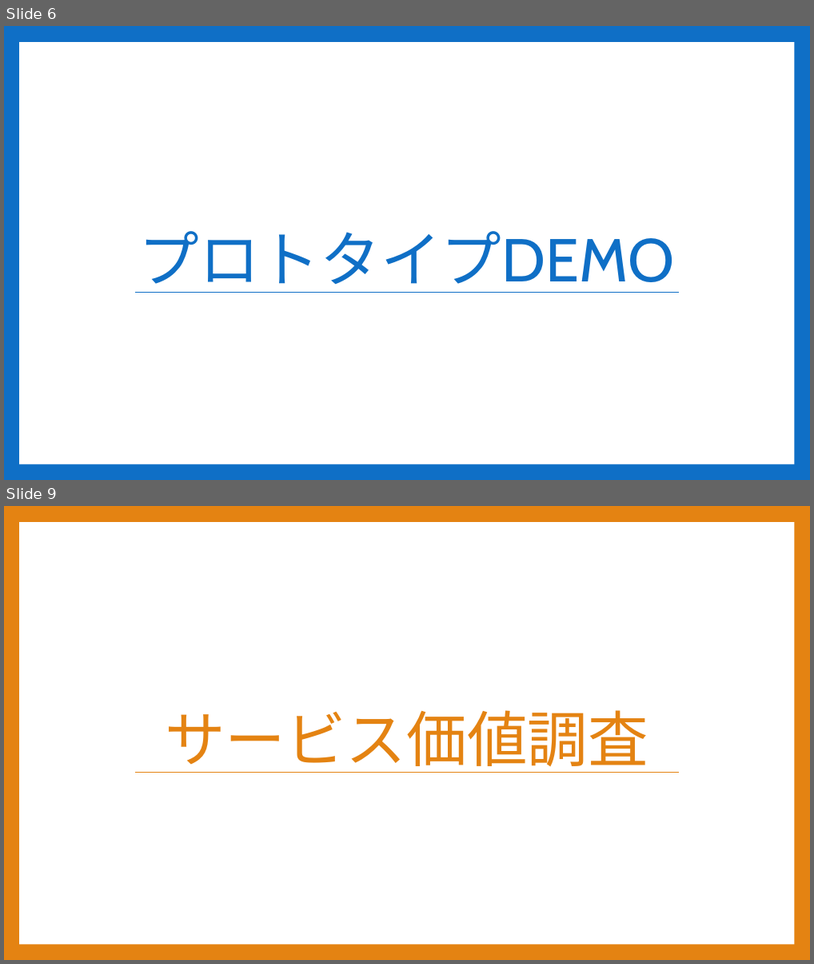
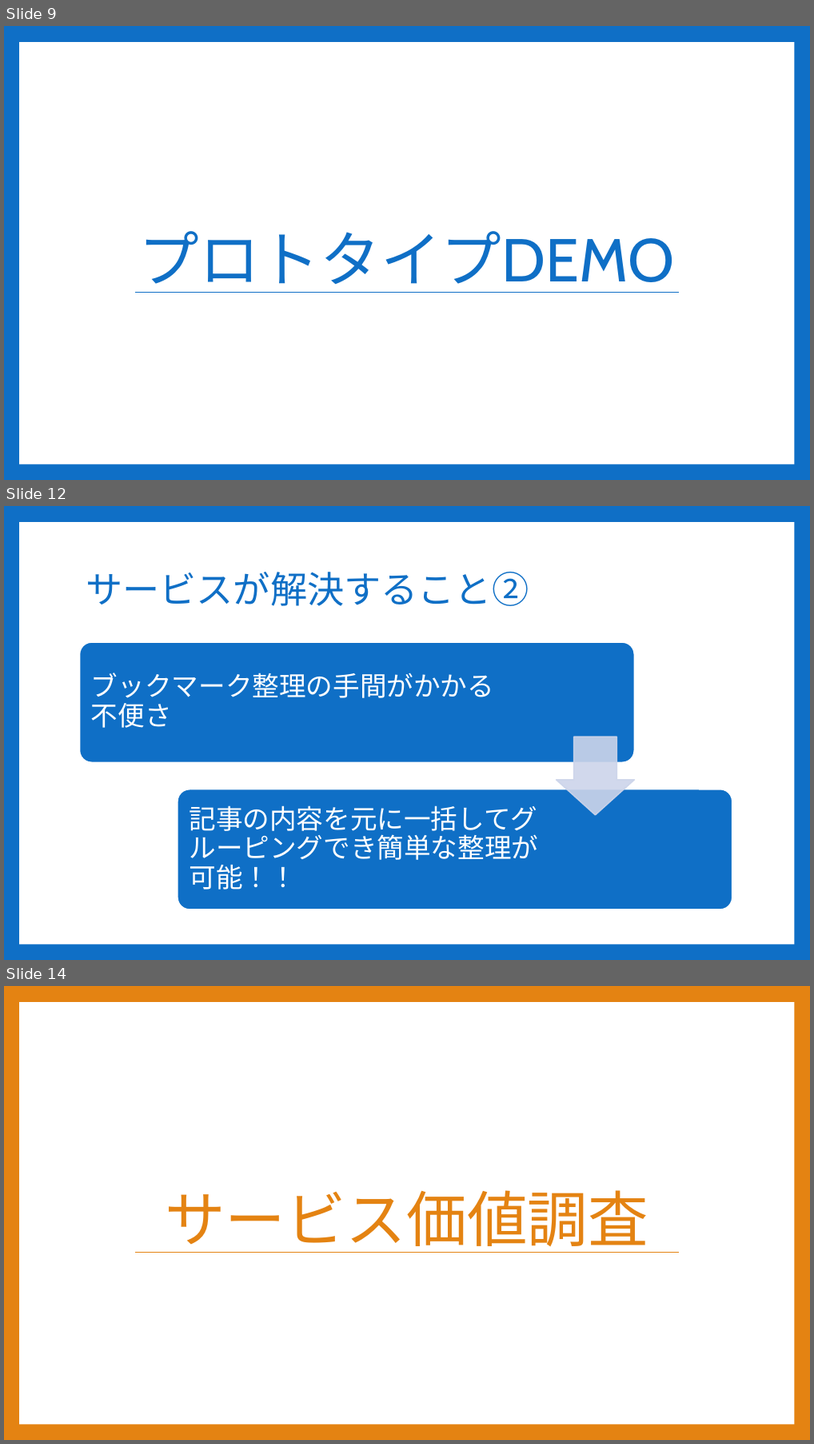
Before and after one commit to Sorarinu/ProjectP2016_F, a slide deck: production-idea/第3回中間発表.pptx. Shown one above the other, each under a label of ours: slides 6 and 9 before the commit, slides 9, 12 and 14 after it; the slides between them are not shown. The pictures are 814x964 and 814x1444 pixels, drawn with LibreOffice and Linux fonts; fonts in the diff are those of the drawing. Boxes give left, top, right and bottom in pixels: in the first picture for what was removed or moved away, otherwise in the second. Text is boxed around its words. In the diff, an @@ line names an element or a change of style, - is before the commit and + after.

```diff
--- a/production-idea/第3回中間発表.pptx
+++ b/production-idea/第3回中間発表.pptx
@@ slide 12 added at [4, 506, 810, 960], background #0F6FC6; not listed: 1 template element that a slide beside it also shows @@
@@ title added at [86, 572, 529, 606], 44 pt, text #0F6FC6 @@
+サービスが解決すること②
@@ group added at [80, 642, 733, 909]: 2 rounded rectangles, 2 texts, 1 down arrow @@
+ブックマーク整理の手間がかかる不便さ
+記事の内容を元に一括してグルーピングでき簡単な整理が可能！！
@@ what was slide 6 is now slide 9 @@
@@ what was slide 9 is now slide 14 @@
```
Also in this commit, not shown: 4 slides changed, 7 other slides added, 6 slides removed, 3 other files.
